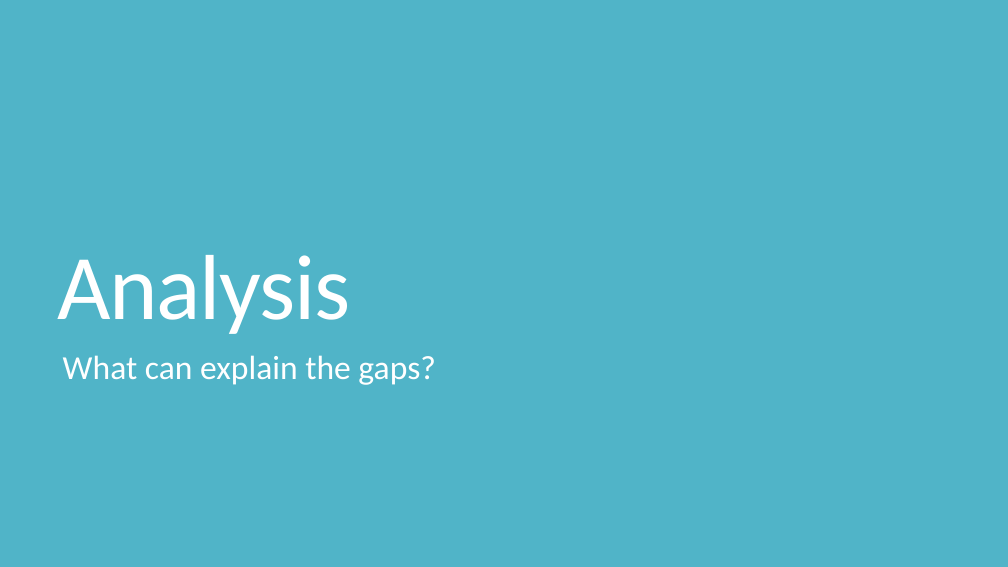
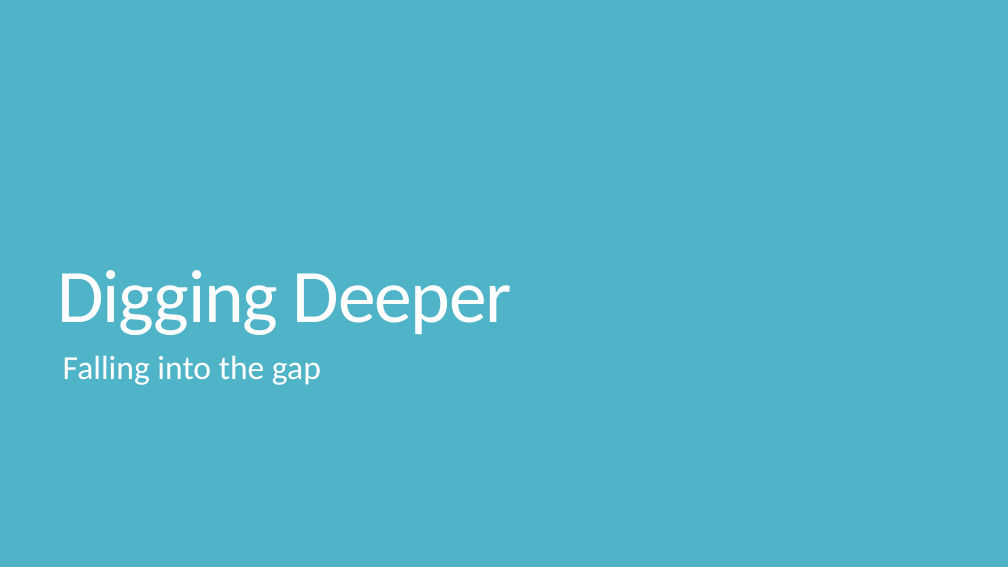
Before and after one commit to ekimshaf/capstone, a slide deck: slide 15 of mind_the_gap.pptx. Drawn at 1008x567 pixels with LibreOffice and Linux fonts; fonts in the diff are those of the drawing. Boxes give left, top, right and bottom in pixels: in the first picture for what was removed or moved away, otherwise in the second. Text is boxed around its words. In the diff, an @@ line names an element or a change of style, - is before the commit and + after.

```diff
--- a/mind_the_gap.pptx
+++ b/mind_the_gap.pptx
@@ title at <box>57,270,512,335</box>: text changed; size 88 to 72 pt @@
-Analysis
+Digging Deeper
@@ subtitle at <box>63,355,321,385</box>: text changed @@
-What can explain the gaps?
+Falling into the gap
```
Also in this commit, not shown: 6 other slides changed, 2 slides added.
